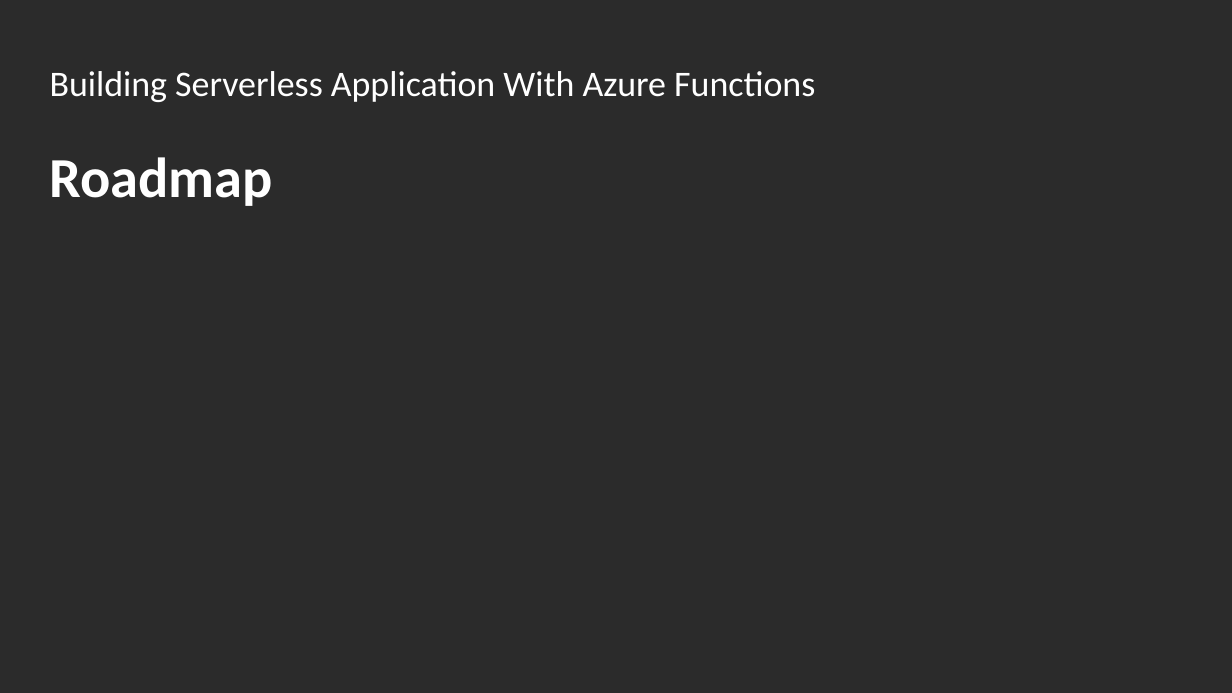
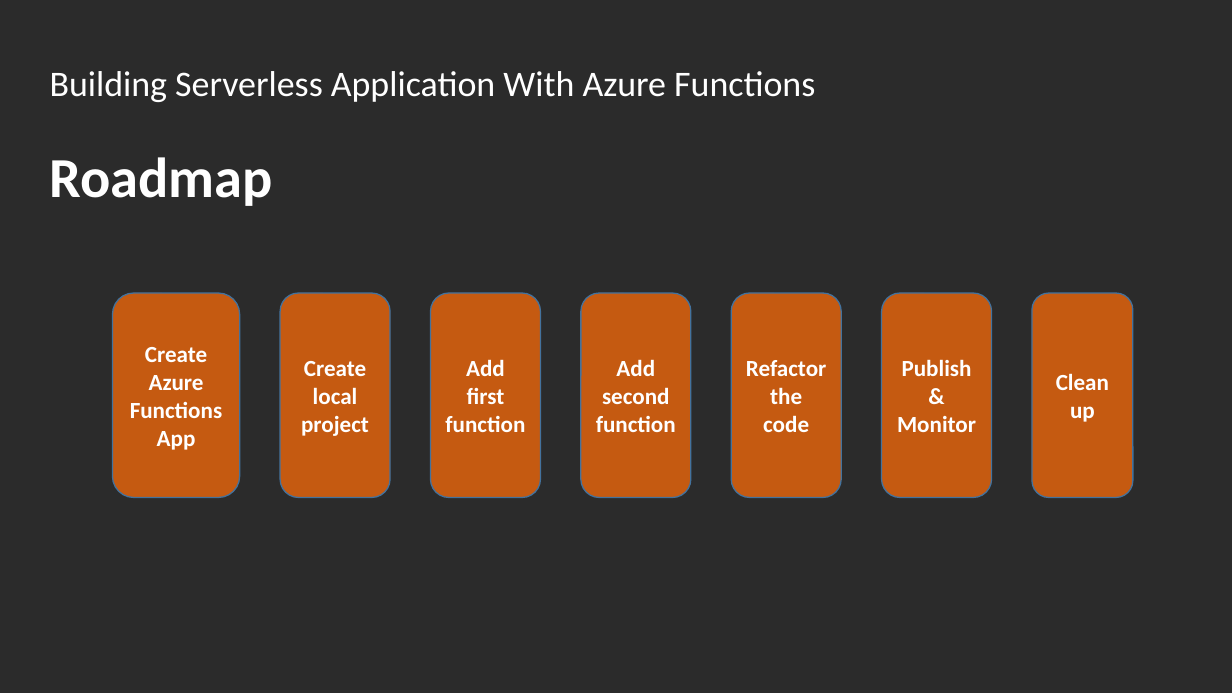
Before and after one commit to Asinta/ServerlessApp_NetconfChina2020, a slide deck: slide 7 of Building Serverless Application With Azure Functions - Li Yu - NetConfChina2020.pptx. Drawn at 1232x693 pixels with LibreOffice and Linux fonts; fonts in the diff are those of the drawing; background and template pictures are left out; a plain dark background stands for a picture behind light text. Boxes give left, top, right and bottom in pixels: in the first picture for what was removed or moved away, otherwise in the second. Text is boxed around its words. In the diff, an @@ line names an element or a change of style, - is before the commit and + after.

```diff
--- a/Building Serverless Application With Azure Functions - Li Yu - NetConfChina2020.pptx
+++ b/Building Serverless Application With Azure Functions - Li Yu - NetConfChina2020.pptx
@@ rounded rectangle added at (113,293,240,497), fill #C55A11, outline #43739E 1 pt, 18 pt, text #FFFFFF, bold @@
+Create Azure Functions App
@@ rounded rectangle added at (280,293,390,497), fill #C55A11, outline #43739E 1 pt, 18 pt, text #FFFFFF, bold @@
+Create local project
@@ rounded rectangle added at (431,293,541,497), fill #C55A11, outline #43739E 1 pt, 18 pt, text #FFFFFF, bold @@
+Add first function
@@ rounded rectangle added at (581,293,691,497), fill #C55A11, outline #43739E 1 pt, 18 pt, text #FFFFFF, bold @@
+Add second function
@@ rounded rectangle added at (731,293,841,497), fill #C55A11, outline #43739E 1 pt, 18 pt, text #FFFFFF, bold @@
+Refactor the code
@@ rounded rectangle added at (882,293,992,497), fill #C55A11, outline #43739E 1 pt, 18 pt, text #FFFFFF, bold @@
+Publish
+&
+Monitor
@@ rounded rectangle added at (1032,293,1133,497), fill #C55A11, outline #43739E 1 pt, 18 pt, text #FFFFFF, bold @@
+Clean up
```
Also in this commit, not shown: 3 other slides changed, 10 slides added, 7 slides removed.
